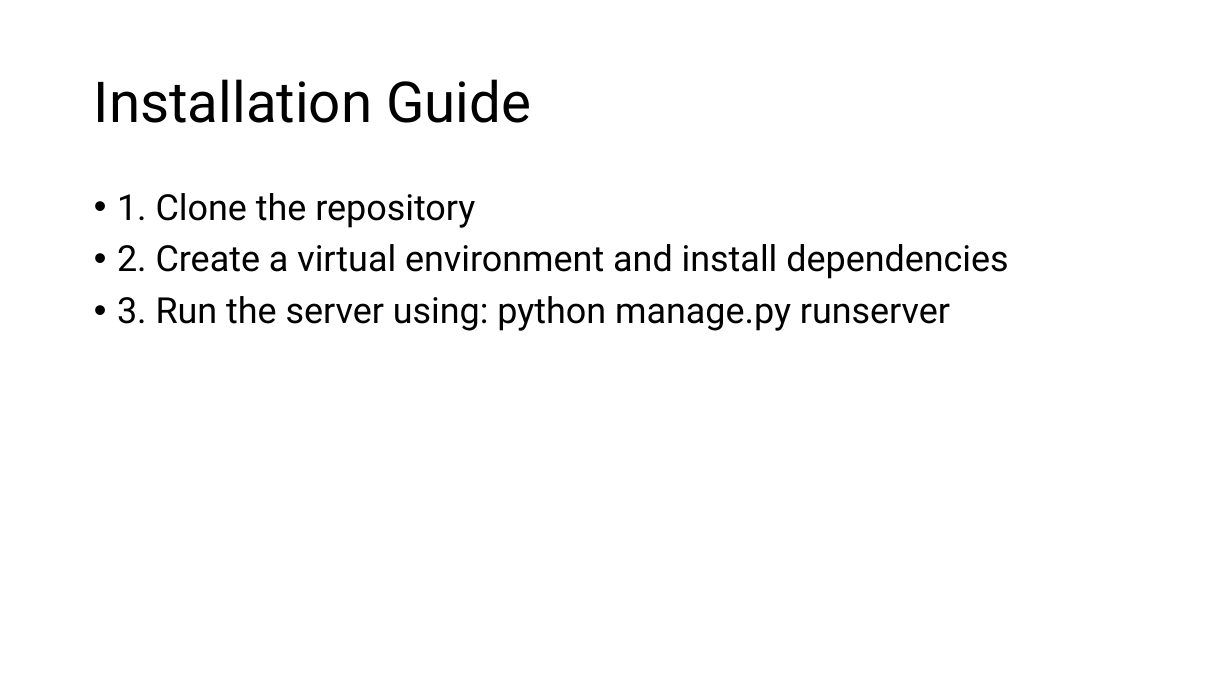
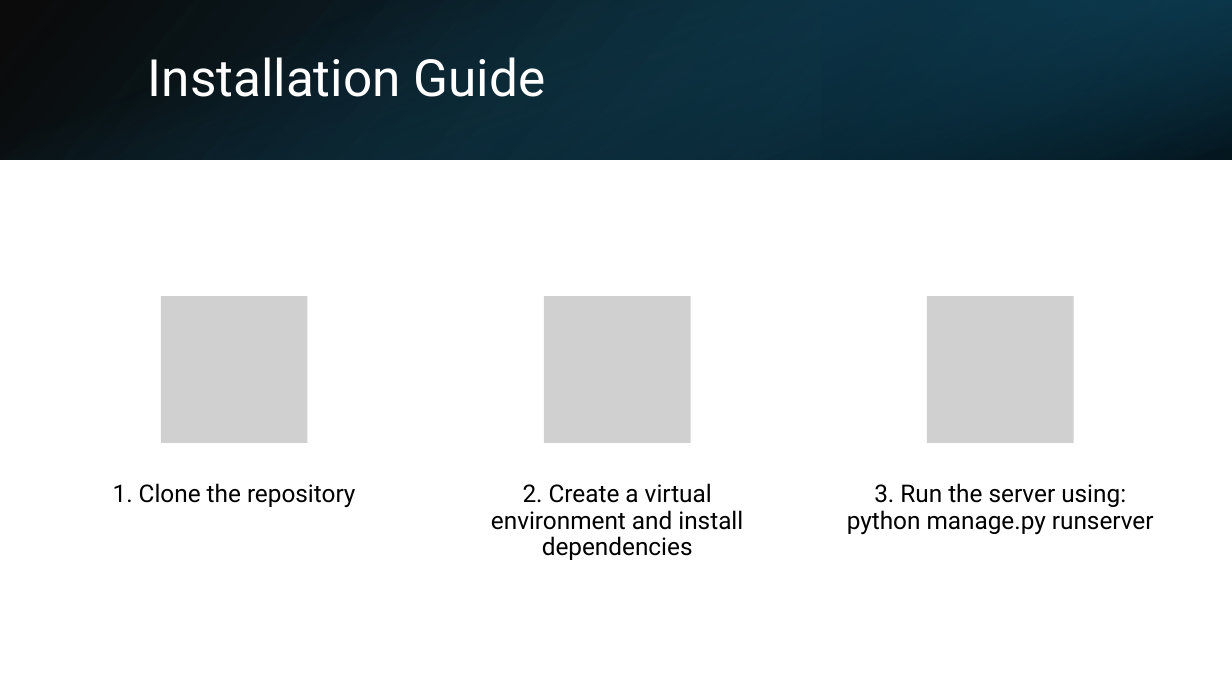
Before and after one commit to AbdulMateenzwl/Information-Retrieval, a slide deck: slide 4 of Assignment 1 (Document Search)/Report.pptx. Drawn at 1232x693 pixels with LibreOffice and Linux fonts; fonts in the diff are those of the drawing; grey boxes stand for pictures. Boxes give left, top, right and bottom in pixels: in the first picture for what was removed or moved away, otherwise in the second. Text is boxed around its words. In the diff, an @@ line names an element or a change of style, - is before the commit and + after.

```diff
--- a/Assignment 1 (Document Search)/Report.pptx
+++ b/Assignment 1 (Document Search)/Report.pptx
@@ rectangle added at bbox=[0, 0, 1232, 159], fill gradient #000000 to #104862 @@
@@ rectangle added at bbox=[0, 0, 1232, 159], fill gradient #156082 to #000000 @@
@@ rectangle added at bbox=[822, 0, 1232, 159], fill gradient #0B3041 to #156082 @@
@@ title "Installation Guide": place and size @@
-title "Installation Guide" at bbox=[94, 79, 531, 123]
+title "Installation Guide" at bbox=[148, 57, 545, 97]
@@ title "Installation Guide" at bbox=[148, 57, 545, 97]: size 44 to 40 pt, text colour #000000 to #FFFFFF @@
@@ text removed at bbox=[117, 193, 1008, 331] @@
-• 1. Clone the repository
-• 2. Create a virtual environment and install dependencies
-• 3. Run the server using: python manage.py runserver
@@ group added at bbox=[113, 297, 1154, 560]: 3 pictures, 3 texts @@
+1. Clone the repository
+2. Create a virtual environment and install dependencies
+3. Run the server using: python manage.py runserver
```
Also in this commit, not shown: 9 other slides changed, 48 other files.
